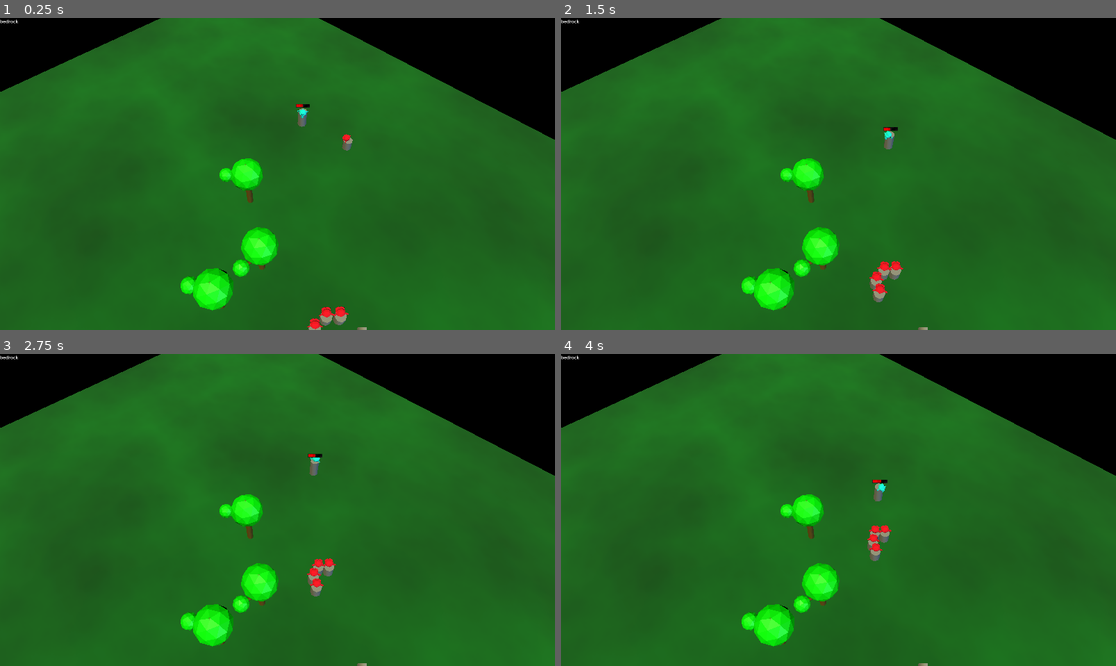
Above: before the commit, frames 1-4 (two rows, left to right).
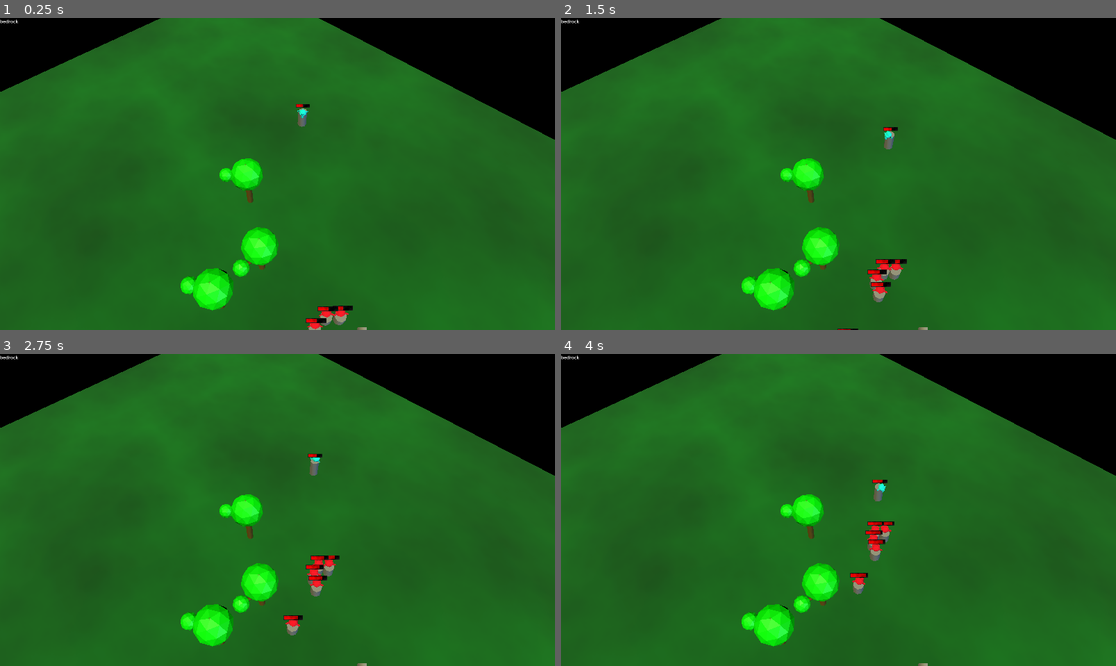
Above: after the commit, the same moments.

Repository: r0nk/midlane
Game: Godot game, scene res://main3d.tscn
Same seed, same stepped clock (60 frames per second), same inputs: the game is played once before the commit and once after it.
Inputs (mouse positions are in pixels of both pictures, inside the frame that each line leads up to):
- Up to frame 1 (0.25 s): no input
- Up to frame 2 (1.5 s): move the mouse to (960, 158) at 0.52 s; right-click (960, 158) at 0.6 s; move the mouse to (727, 189) at 1.27 s; right-click (727, 189) at 1.35 s
- Up to frame 3 (2.75 s): move the mouse to (333, 441) at 2.02 s; right-click (333, 441) at 2.1 s
- Up to frame 4 (4 s): move the mouse to (810, 572) at 2.77 s; right-click (810, 572) at 2.85 s; move the mouse to (1005, 556) at 3.52 s; right-click (1005, 556) at 3.6 s

The runs differ from the first frame. In frame 1, 0.2% of the frame differs, in the area x 55-64%, y 37-98%; in frame 2, 0.2%; in frame 3, 0.3%, in the area x 51-62%, y 32-91%; in frame 4, 0.3%.

Commit message:
tower with ranged attacks and acquisition

Diff:
--- a/acquisition.gd
+++ b/acquisition.gd
@@ -1,29 +1,24 @@
-extends Area2D
+extends Area3D
 
 var root
-@export var team = "rad"
 @onready var target
-@onready var target_name = "rad_tower"
+@onready var target_name = "unit"
 
 func process_targeting():
-	var closest = root.get_node("main/"+target_name)
-	target=closest
-	var closest_distance = 9999999
 	var bodies = get_overlapping_bodies()
 #       print(name+" is processing targeting " + str(bodies.size()) + "options")
-
-	if(bodies.size() <= 1):
-		#               print("no overlapping bodies")
+	if(bodies.size() == 0):
+		target=null
 		return
 	bodies.sort_custom(target_sort)
 	var body = bodies.pop_front()
-	if(body.name == name):
+	if(body.name == get_parent().name):
+		target=null
 		return
-	var distance = position.distance_to(body.position)
-	if body.has_node("acquisition") and body.get_node("acquisition").get("team") != team:
-		target=body
-#       print("switching target to"+closest.name)
+	target=body
 
+func body_entered_or_exited(_body):
+	process_targeting()
 
 #return a < b
 func target_sort(a,b):
--- a/bullet.gd
+++ b/bullet.gd
@@ -1,7 +1,7 @@
-extends CharacterBody2D
+extends CharacterBody3D
 
 var target
-var damage = 50
+var damage = 5
 var cause
 
 func _process(delta):
@@ -9,12 +9,11 @@
 		queue_free()
 		return
 	look_at(target.position)
-	if position.distance_to(target.position) > 20:
-		position-=(position-target.position).normalized() * 10
+	if position.distance_to(target.position) > 1:
+		position-=(position-target.position).normalized() * 1
 	else:
-		target.health-=damage
-		if(target.health<=0) and cause and cause.has_node("wallet") and target.bounty:
-			cause.get_node("wallet").cash+=target.bounty
-			if(cause.has_node("AIController2D")):
-				cause.get_node("AIController2D").reward=target.bounty
+		if(target.has_node("health")):
+			target.get_node("health/sv/bar").value-=damage
+		else:
+			print("attempted to damage a target with no health")
 		queue_free()
--- a/bullet.tscn
+++ b/bullet.tscn
@@ -1,13 +1,21 @@
-[gd_scene load_steps=3 format=3 uid="uid://s6aom0id4yq5"]
+[gd_scene load_steps=4 format=3 uid="uid://s6aom0id4yq5"]
 
-[ext_resource type="Texture2D" uid="uid://c1qvoq7by27gh" path="res://projectile.png" id="1"]
 [ext_resource type="Script" path="res://bullet.gd" id="2"]
 
-[node name="bullet" type="CharacterBody2D"]
-z_index = 1
+[sub_resource type="SphereShape3D" id="SphereShape3D_41k57"]
+
+[sub_resource type="StandardMaterial3D" id="StandardMaterial3D_onfbg"]
+shading_mode = 0
+
+[node name="bullet" type="CharacterBody3D"]
+collision_layer = 0
+collision_mask = 0
 script = ExtResource("2")
 
-[node name="Projectile" type="Sprite2D" parent="."]
-position = Vector2(-2, 1)
-scale = Vector2(0.125, 0.126953)
-texture = ExtResource("1")
+[node name="CollisionShape3D" type="CollisionShape3D" parent="."]
+shape = SubResource("SphereShape3D_41k57")
+
+[node name="CSGSphere3D" type="CSGSphere3D" parent="CollisionShape3D"]
+radial_segments = 4
+rings = 2
+material = SubResource("StandardMaterial3D_onfbg")
--- a/creep.tscn
+++ b/creep.tscn
@@ -1,7 +1,8 @@
-[gd_scene load_steps=9 format=3 uid="uid://b6a0ritw02bxx"]
+[gd_scene load_steps=11 format=3 uid="uid://b6a0ritw02bxx"]
 
 [ext_resource type="Script" path="res://creep3D.gd" id="1_8flh6"]
 [ext_resource type="Script" path="res://pathfinding.gd" id="2_hby8k"]
+[ext_resource type="PackedScene" uid="uid://b82fju5la8bll" path="res://health.tscn" id="3_cak42"]
 
 [sub_resource type="StandardMaterial3D" id="StandardMaterial3D_qw5bq"]
 
@@ -45,8 +46,11 @@
 [sub_resource type="CylinderShape3D" id="CylinderShape3D_tbk12"]
 height = 1.66803
 
+[sub_resource type="ViewportTexture" id="ViewportTexture_lofqf"]
+viewport_path = NodePath("sv")
+
 [node name="creep" type="CharacterBody3D"]
-transform = Transform3D(1, 0, 0, 0, 1, 0, 0, 0, 1, -10.7141, 2.07365, -22.4253)
+transform = Transform3D(1, 0, 0, 0, 1, 0, 0, 0, 1, 0, 1, 0)
 script = ExtResource("1_8flh6")
 
 [node name="CSGCylinder3D" type="CSGCylinder3D" parent="."]
@@ -67,3 +71,6 @@
 [node name="pathfinding" type="Node" parent="."]
 script = ExtResource("2_hby8k")
 speed = 3
+
+[node name="health" parent="." instance=ExtResource("3_cak42")]
+texture = SubResource("ViewportTexture_lofqf")
--- a/main3d.tscn
+++ b/main3d.tscn
@@ -7,6 +7,8 @@
 [ext_resource type="PackedScene" uid="uid://b82fju5la8bll" path="res://health.tscn" id="4_xycq2"]
 [ext_resource type="Script" path="res://tower.gd" id="5_3daxr"]
 [ext_resource type="Script" path="res://barracks.gd" id="5_d55da"]
+[ext_resource type="Script" path="res://ranged.gd" id="6_3i44f"]
+[ext_resource type="Script" path="res://acquisition.gd" id="6_hf5gf"]
 [ext_resource type="PackedScene" uid="uid://b6a0ritw02bxx" path="res://creep.tscn" id="6_n1ja7"]
 
 [sub_resource type="StandardMaterial3D" id="StandardMaterial3D_qw5bq"]
@@ -71,6 +73,13 @@
 [sub_resource type="BoxShape3D" id="BoxShape3D_ge5by"]
 size = Vector3(2.03027, 3.91205, 1.99817)
 
+[sub_resource type="CylinderShape3D" id="CylinderShape3D_hrlht"]
+height = 7.57082
+radius = 13.7267
+
+[sub_resource type="StandardMaterial3D" id="StandardMaterial3D_v4whf"]
+albedo_color = Color(0.607843, 0.47451, 0, 1)
+
 [sub_resource type="ParticleProcessMaterial" id="ParticleProcessMaterial_ww2w6"]
 emission_shape = 1
 emission_sphere_radius = 1.0
@@ -147,7 +156,7 @@
 regen_rate = 5
 
 [node name="tower" type="StaticBody3D" parent="."]
-transform = Transform3D(1, 0, 0, 0, 1, 0, 0, 0, 1, 2.73634, 0.5113, 3.07327)
+transform = Transform3D(1, 0, 0, 0, 1, 0, 0, 0, 1, 2.73634, 0.5113, 12.6779)
 script = ExtResource("5_3daxr")
 
 [node name="model" type="CSGCylinder3D" parent="tower"]
@@ -166,9 +175,27 @@
 size = Vector3(1, 1, 3)
 material = SubResource("ShaderMaterial_wmvo8")
 
+[node name="ranged" type="Marker3D" parent="tower/model/turret"]
+transform = Transform3D(1.73043, 0, 0, 0, 1.73043, 0, 0, 0, 1.73043, -0.017251, 0.00934458, -3.07613)
+script = ExtResource("6_3i44f")
+acquisition_path = "../../../acquisition"
+
 [node name="CollisionShape3D" type="CollisionShape3D" parent="tower"]
 transform = Transform3D(1, 0, 0, 0, 1, 0, 0, 0, 1, -0.0161133, 1.45602, -0.024353)
 shape = SubResource("BoxShape3D_ge5by")
+
+[node name="acquisition" type="Area3D" parent="tower"]
+script = ExtResource("6_hf5gf")
+
+[node name="CollisionShape3D" type="CollisionShape3D" parent="tower/acquisition"]
+transform = Transform3D(1, 0, 0, 0, 1, 0, 0, 0, 1, 0, 3.74305, 0)
+shape = SubResource("CylinderShape3D_hrlht")
+
+[node name="CSGCylinder3D" type="CSGCylinder3D" parent="tower"]
+transform = Transform3D(1, 0, 0, 0, 1, 0, 0, 0, 1, 0, -1.22359, 0)
+radius = 13.916
+sides = 20
+material = SubResource("StandardMaterial3D_v4whf")
 
 [node name="barracks" type="StaticBody3D" parent="."]
 transform = Transform3D(1, 0, 0, 0, 1, 0, 0, 0, 1, 2.73634, 0.5113, -6.94443)
@@ -246,3 +273,6 @@
 [node name="CollisionShape3D" type="CollisionShape3D" parent="bedrock"]
 transform = Transform3D(1, 0, 0, 0, 1, 0, 0, 0, 1, 0, -3, 0)
 shape = SubResource("WorldBoundaryShape3D_qqc8i")
+
+[connection signal="body_entered" from="tower/acquisition" to="tower/acquisition" method="body_entered_or_exited"]
+[connection signal="body_exited" from="tower/acquisition" to="tower/acquisition" method="body_entered_or_exited"]
--- a/ranged.gd
+++ b/ranged.gd
@@ -1,9 +1,11 @@
-extends Node2D
+extends Marker3D
 
 @onready var bullet = load("res://bullet.tscn")
+@export var acquisition_path = "../acquistion"
+var acquisition
 
 var range=350
-var damage=50
+var damage=10
 
 var timer=1
 
@@ -15,21 +17,24 @@
 func enable():
 	active=true
 
+func _ready():
+	acquisition=get_node(acquisition_path)
+
 func attack(target):
 	var b = bullet.instantiate()
 	b.position=global_position
 	b.target=target
 	b.cause=get_parent()
 	b.damage=damage
-	get_parent().add_sibling(b)
+	get_tree().get_root().get_node("main").add_child(b)
 
 func _process(delta):
 	if not active:
 		return
-	if is_instance_valid($"../acquisition".target) and global_position.distance_to($"../acquisition".target.position) < range:
+	if is_instance_valid(acquisition.target) and global_position.distance_to(acquisition.target.position) < range:
 		timer-=delta
 		if(timer<=0):
 			timer=1
-			attack($"../acquisition".target)
+			attack(acquisition.target)
 	else:
 		timer=0
--- a/tower.gd
+++ b/tower.gd
@@ -1,4 +1,5 @@
 extends StaticBody3D
 
 func _process(delta):
-	$model/turret.look_at($"../unit".position)
+	if $acquisition.target != null:
+		$model/turret.look_at($acquisition.target.position)
Not shown: 1 places in main3d.tscn that only renumber resources
